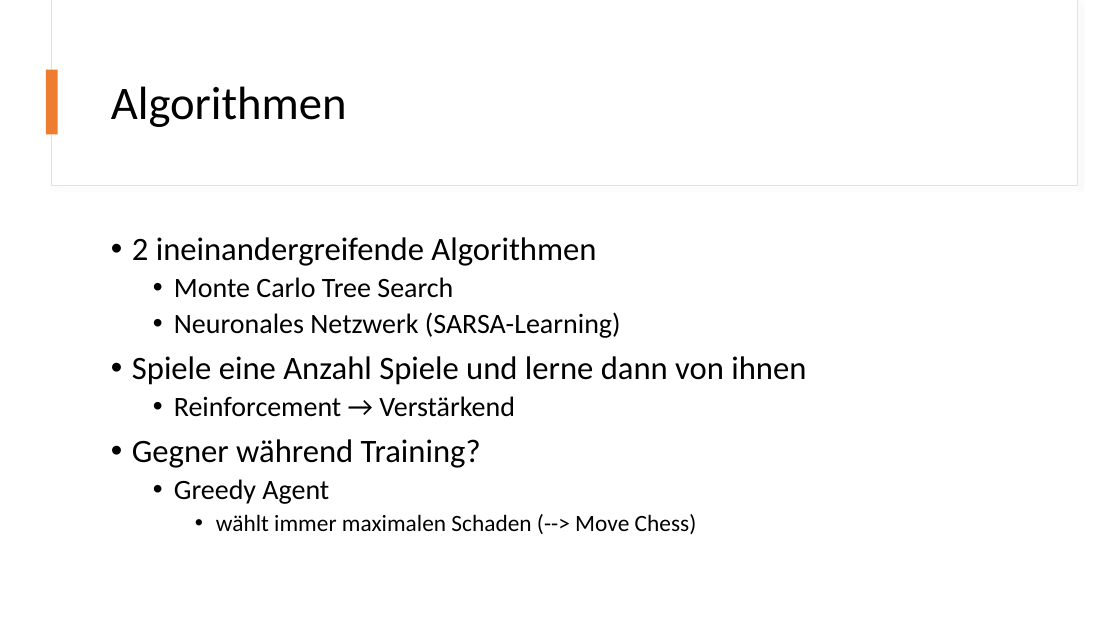
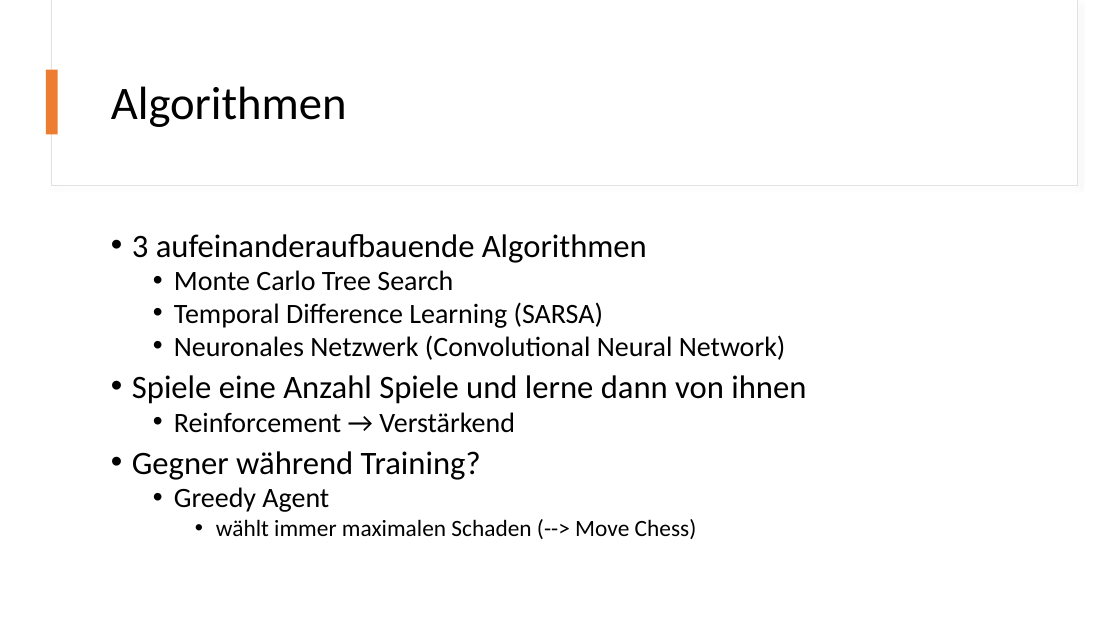
Before and after one commit to Brebeck-Jan/chessmaster, a slide deck: slide 7 of Präsentationen/Abschlusspräsentation/Chessmaster_Abschluss.pptx. Drawn at 1120x630 pixels with LibreOffice and Linux fonts; fonts in the diff are those of the drawing. Boxes give left, top, right and bottom in pixels: in the first picture for what was removed or moved away, otherwise in the second. Text is boxed around its words. In the diff, an @@ line names an element or a change of style, - is before the commit and + after.

```diff
--- a/Präsentationen/Abschlusspräsentation/Chessmaster_Abschluss.pptx
+++ b/Präsentationen/Abschlusspräsentation/Chessmaster_Abschluss.pptx
@@ text at (x1=132, y1=234, x2=647, y2=263): text changed @@
-• 2 ineinandergreifende Algorithmen
+• 3 aufeinanderaufbauende Algorithmen
@@ text at (x1=132, y1=270, x2=806, y2=539): line spacing 0.9 to 0.8 @@
@@ text at (x1=174, y1=302, x2=786, y2=360): text changed @@
-  • Neuronales Netzwerk (SARSA-Learning)
+  • Temporal Difference Learning (SARSA)
+  • Neuronales Netzwerk (Convolutional Neural Network)
```
Also in this commit, not shown: 3 other slides changed, 1 slide removed, 1 other file.
